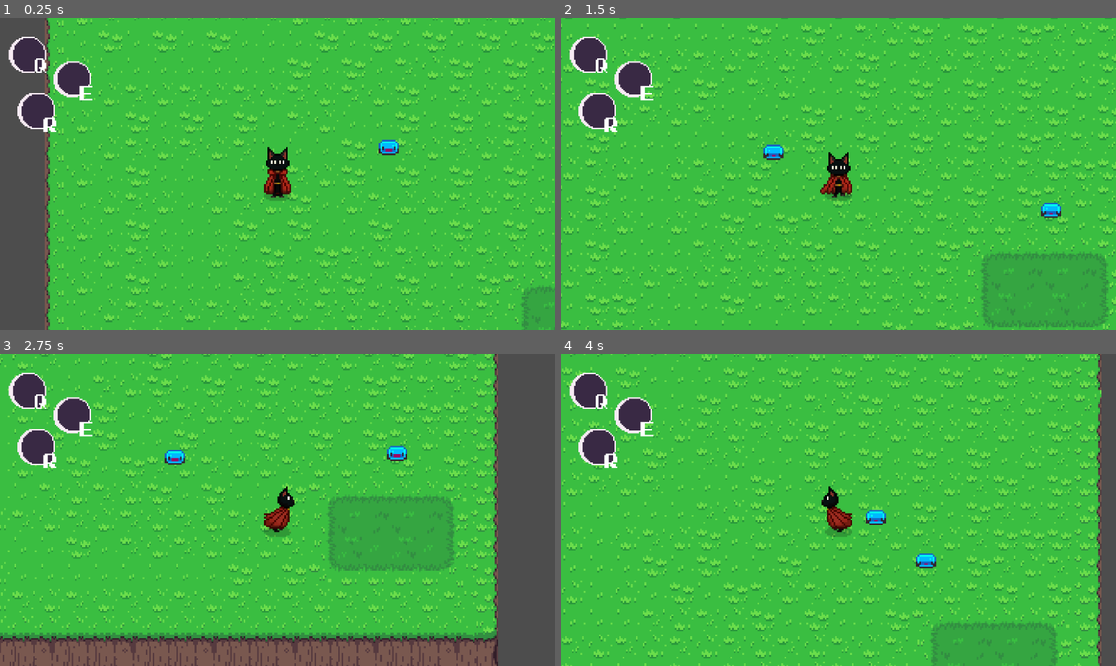
Above: before the commit, frames 1-4 (two rows, left to right).
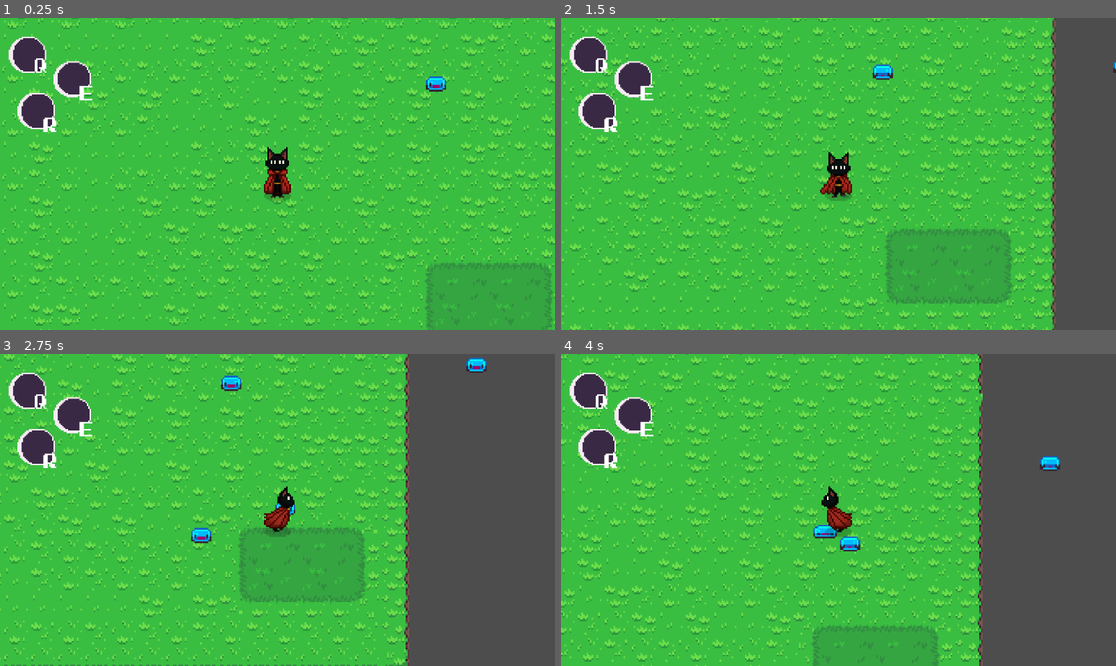
Above: after the commit, the same moments.

Repository: D4v11d/Necrocat
Game: Godot game, scene res://Scenes/main.tscn
Two runs of this game, one before a commit and one after it. Both use one fixed random seed, a clock stepped at 60 frames per second and the inputs below.
Inputs:
- Up to frame 1 (0.25 s): no input
- Up to frame 2 (1.5 s): hold D (move_right) 0.53-1.28 s; hold Backspace (delete_summons, bound only after the commit) 0.53-1.28 s; tap Space (attack) at 0.6 s; hold S (move_down) from 1.28 s (still down); tap Backspace (delete_summons, bound only after the commit) at 1.35 s
- Up to frame 3 (2.75 s): tap Q at 1.55 s; release S (move_down) at 2.03 s; hold D (move_right) from 2.03 s (still down); hold Q from 2.03 s (still down); tap Space (attack) at 2.3 s
- Up to frame 4 (4 s): release D (move_right) at 2.78 s; release Q at 2.78 s; hold W (move_up) 2.78-3.53 s; tap E (arise) at 2.85 s; tap Backspace (delete_summons, bound only after the commit) at 3.05 s; hold A (move_left) from 3.53 s (still down); hold Q from 3.53 s (still down); tap Space (attack) at 3.6 s

The runs differ from the first frame. In frame 1, 30% of the frame differs, in the area x 0-100%, y 0-100%; in frame 2, 36%; in frame 3, 43%, in the area x 0-90%, y 0-100%; in frame 4, 42%.

Commit message:
improve summons vs enemy fights
also add some animations

Diff:
--- a/Scenes/main.tscn
+++ b/Scenes/main.tscn
@@ -1251,16 +1251,16 @@
 [node name="Enemies" type="Node2D" parent="."]
 
 [node name="SlimeEnemy" parent="Enemies" instance=ExtResource("3_k5b10")]
-material = SubResource("ShaderMaterial_hptm8")
-position = Vector2(132, 27)
+material = SubResource("ShaderMaterial_maudr")
+position = Vector2(232, -44)
 
 [node name="SlimeEnemy2" parent="Enemies" instance=ExtResource("3_k5b10")]
-material = SubResource("ShaderMaterial_6iyac")
-position = Vector2(21, -33)
+material = SubResource("ShaderMaterial_nynqi")
+position = Vector2(97, -54)
 is_recruitable = true
 
 [node name="Player" parent="." instance=ExtResource("2_gaflk")]
-position = Vector2(-54, -9)
+position = Vector2(3, 5)
 
 [node name="Camera2D" type="Camera2D" parent="Player"]
 zoom = Vector2(3.5, 3.5)
--- a/Scenes/player.tscn
+++ b/Scenes/player.tscn
@@ -14,8 +14,11 @@
 [ext_resource type="Texture2D" uid="uid://bcxp26tiocole" path="res://Art/Characters/cat_run_back.png" id="6_s744m"]
 [ext_resource type="Texture2D" uid="uid://cy6hlx28cho53" path="res://Art/Characters/cat_run_front.png" id="7_wu5ve"]
 [ext_resource type="Texture2D" uid="uid://4g86chq7dk0v" path="res://Art/Characters/cat_run_side.png" id="8_r4ycq"]
+[ext_resource type="Texture2D" uid="uid://bx72upw5bxqae" path="res://Art/Characters/cat_cast_back.png" id="8_yamg2"]
+[ext_resource type="Texture2D" uid="uid://bmsfj0qbosf4e" path="res://Art/Characters/cat_cast_front.png" id="9_lcmex"]
 [ext_resource type="Texture2D" uid="uid://ckonytssvioat" path="res://Art/Characters/Cat_Shadow.png" id="10_c7ibx"]
-[ext_resource type="Script" uid="uid://djmbtg0syo1f2" path="res://Scenes/scripts/player_hurt_box.gd" id="12_7dp3o"]
+[ext_resource type="Texture2D" uid="uid://nwk0jpg77i4b" path="res://Art/Characters/cat_cast_side.png" id="10_sk6l2"]
+[ext_resource type="Script" path="res://Scenes/scripts/player_hurt_box.gd" id="12_7dp3o"]
 
 [sub_resource type="AtlasTexture" id="AtlasTexture_2ju7s"]
 atlas = ExtResource("2_1il5t")
@@ -66,25 +69,25 @@
 atlas = ExtResource("4_cibhi")
 region = Rect2(192, 0, 48, 48)
 
-[sub_resource type="AtlasTexture" id="AtlasTexture_2j3qo"]
+[sub_resource type="AtlasTexture" id="AtlasTexture_lyr6u"]
 atlas = ExtResource("5_3ykmt")
-region = Rect2(0, 0, 48, 48)
-
-[sub_resource type="AtlasTexture" id="AtlasTexture_ohoq6"]
+region = Rect2(0, 0, 66, 66)
+
+[sub_resource type="AtlasTexture" id="AtlasTexture_ajsnv"]
 atlas = ExtResource("5_3ykmt")
-region = Rect2(48, 0, 48, 48)
-
-[sub_resource type="AtlasTexture" id="AtlasTexture_qb1qe"]
+region = Rect2(66, 0, 66, 66)
+
+[sub_resource type="AtlasTexture" id="AtlasTexture_1bfvf"]
 atlas = ExtResource("5_3ykmt")
-region = Rect2(96, 0, 48, 48)
-
-[sub_resource type="AtlasTexture" id="AtlasTexture_hl10f"]
+region = Rect2(132, 0, 66, 66)
+
+[sub_resource type="AtlasTexture" id="AtlasTexture_2uv1r"]
 atlas = ExtResource("5_3ykmt")
-region = Rect2(144, 0, 48, 48)
-
-[sub_resource type="AtlasTexture" id="AtlasTexture_vrrg6"]
+region = Rect2(198, 0, 66, 66)
+
+[sub_resource type="AtlasTexture" id="AtlasTexture_kku4b"]
 atlas = ExtResource("5_3ykmt")
-region = Rect2(192, 0, 48, 48)
+region = Rect2(264, 0, 66, 66)
 
 [sub_resource type="AtlasTexture" id="AtlasTexture_t1wt5"]
 atlas = ExtResource("6_ea230")
@@ -106,6 +109,162 @@
 atlas = ExtResource("6_ea230")
 region = Rect2(192, 0, 48, 48)
 
+[sub_resource type="AtlasTexture" id="AtlasTexture_v73dx"]
+atlas = ExtResource("8_yamg2")
+region = Rect2(0, 0, 48, 48)
+
+[sub_resource type="AtlasTexture" id="AtlasTexture_6j84n"]
+atlas = ExtResource("8_yamg2")
+region = Rect2(48, 0, 48, 48)
+
+[sub_resource type="AtlasTexture" id="AtlasTexture_aq8ge"]
+atlas = ExtResource("8_yamg2")
+region = Rect2(96, 0, 48, 48)
+
+[sub_resource type="AtlasTexture" id="AtlasTexture_es2mc"]
+atlas = ExtResource("8_yamg2")
+region = Rect2(144, 0, 48, 48)
+
+[sub_resource type="AtlasTexture" id="AtlasTexture_844aa"]
+atlas = ExtResource("8_yamg2")
+region = Rect2(192, 0, 48, 48)
+
+[sub_resource type="AtlasTexture" id="AtlasTexture_5ybf1"]
+atlas = ExtResource("8_yamg2")
+region = Rect2(240, 0, 48, 48)
+
+[sub_resource type="AtlasTexture" id="AtlasTexture_mjj71"]
+atlas = ExtResource("8_yamg2")
+region = Rect2(288, 0, 48, 48)
+
+[sub_resource type="AtlasTexture" id="AtlasTexture_uy3uj"]
+atlas = ExtResource("8_yamg2")
+region = Rect2(336, 0, 48, 48)
+
+[sub_resource type="AtlasTexture" id="AtlasTexture_xhcif"]
+atlas = ExtResource("8_yamg2")
+region = Rect2(384, 0, 48, 48)
+
+[sub_resource type="AtlasTexture" id="AtlasTexture_15eup"]
+atlas = ExtResource("8_yamg2")
+region = Rect2(432, 0, 48, 48)
+
+[sub_resource type="AtlasTexture" id="AtlasTexture_7jarf"]
+atlas = ExtResource("8_yamg2")
+region = Rect2(480, 0, 48, 48)
+
+[sub_resource type="AtlasTexture" id="AtlasTexture_ja3xa"]
+atlas = ExtResource("8_yamg2")
+region = Rect2(528, 0, 48, 48)
+
+[sub_resource type="AtlasTexture" id="AtlasTexture_8d7v2"]
+atlas = ExtResource("8_yamg2")
+region = Rect2(576, 0, 48, 48)
+
+[sub_resource type="AtlasTexture" id="AtlasTexture_xcpip"]
+atlas = ExtResource("9_lcmex")
+region = Rect2(0, 0, 48, 48)
+
+[sub_resource type="AtlasTexture" id="AtlasTexture_kpdfd"]
+atlas = ExtResource("9_lcmex")
+region = Rect2(48, 0, 48, 48)
+
+[sub_resource type="AtlasTexture" id="AtlasTexture_nxp46"]
+atlas = ExtResource("9_lcmex")
+region = Rect2(96, 0, 48, 48)
+
+[sub_resource type="AtlasTexture" id="AtlasTexture_wikrp"]
+atlas = ExtResource("9_lcmex")
+region = Rect2(144, 0, 48, 48)
+
+[sub_resource type="AtlasTexture" id="AtlasTexture_hriav"]
+atlas = ExtResource("9_lcmex")
+region = Rect2(192, 0, 48, 48)
+
+[sub_resource type="AtlasTexture" id="AtlasTexture_0i8oa"]
+atlas = ExtResource("9_lcmex")
+region = Rect2(240, 0, 48, 48)
+
+[sub_resource type="AtlasTexture" id="AtlasTexture_wel05"]
+atlas = ExtResource("9_lcmex")
+region = Rect2(288, 0, 48, 48)
+
+[sub_resource type="AtlasTexture" id="AtlasTexture_xaac1"]
+atlas = ExtResource("9_lcmex")
+region = Rect2(336, 0, 48, 48)
+
+[sub_resource type="AtlasTexture" id="AtlasTexture_07h8x"]
+atlas = ExtResource("9_lcmex")
+region = Rect2(384, 0, 48, 48)
+
+[sub_resource type="AtlasTexture" id="AtlasTexture_kymyc"]
+atlas = ExtResource("9_lcmex")
+region = Rect2(432, 0, 48, 48)
+
+[sub_resource type="AtlasTexture" id="AtlasTexture_gk5mf"]
+atlas = ExtResource("9_lcmex")
+region = Rect2(480, 0, 48, 48)
+
+[sub_resource type="AtlasTexture" id="AtlasTexture_4ujwr"]
+atlas = ExtResource("9_lcmex")
+region = Rect2(528, 0, 48, 48)
+
+[sub_resource type="AtlasTexture" id="AtlasTexture_eabmt"]
+atlas = ExtResource("9_lcmex")
+region = Rect2(576, 0, 48, 48)
+
+[sub_resource type="AtlasTexture" id="AtlasTexture_3glbu"]
+atlas = ExtResource("10_sk6l2")
+region = Rect2(0, 0, 48, 48)
+
+[sub_resource type="AtlasTexture" id="AtlasTexture_xjwih"]
+atlas = ExtResource("10_sk6l2")
+region = Rect2(48, 0, 48, 48)
+
+[sub_resource type="AtlasTexture" id="AtlasTexture_baubo"]
+atlas = ExtResource("10_sk6l2")
+region = Rect2(96, 0, 48, 48)
+
+[sub_resource type="AtlasTexture" id="AtlasTexture_xd7hk"]
+atlas = ExtResource("10_sk6l2")
+region = Rect2(144, 0, 48, 48)
+
+[sub_resource type="AtlasTexture" id="AtlasTexture_brkst"]
+atlas = ExtResource("10_sk6l2")
+region = Rect2(192, 0, 48, 48)
+
+[sub_resource type="AtlasTexture" id="AtlasTexture_dol2f"]
+atlas = ExtResource("10_sk6l2")
+region = Rect2(240, 0, 48, 48)
+
+[sub_resource type="AtlasTexture" id="AtlasTexture_sowlt"]
+atlas = ExtResource("10_sk6l2")
+region = Rect2(288, 0, 48, 48)
+
+[sub_resource type="AtlasTexture" id="AtlasTexture_wbfdl"]
+atlas = ExtResource("10_sk6l2")
+region = Rect2(336, 0, 48, 48)
+
+[sub_resource type="AtlasTexture" id="AtlasTexture_tjvtk"]
+atlas = ExtResource("10_sk6l2")
+region = Rect2(384, 0, 48, 48)
+
+[sub_resource type="AtlasTexture" id="AtlasTexture_21lwo"]
+atlas = ExtResource("10_sk6l2")
+region = Rect2(432, 0, 48, 48)
+
+[sub_resource type="AtlasTexture" id="AtlasTexture_rn3rq"]
+atlas = ExtResource("10_sk6l2")
+region = Rect2(480, 0, 48, 48)
+
+[sub_resource type="AtlasTexture" id="AtlasTexture_4cgya"]
+atlas = ExtResource("10_sk6l2")
+region = Rect2(528, 0, 48, 48)
+
+[sub_resource type="AtlasTexture" id="AtlasTexture_7o687"]
+atlas = ExtResource("10_sk6l2")
+region = Rect2(576, 0, 48, 48)
+
 [sub_resource type="AtlasTexture" id="AtlasTexture_pmcev"]
 atlas = ExtResource("3_8sjai")
 region = Rect2(0, 0, 32, 32)
@@ -346,19 +505,19 @@
 }, {
 "frames": [{
 "duration": 1.0,
-"texture": SubResource("AtlasTexture_2j3qo")
-}, {
-"duration": 1.0,
-"texture": SubResource("AtlasTexture_ohoq6")
-}, {
-"duration": 1.0,
-"texture": SubResource("AtlasTexture_qb1qe")
-}, {
-"duration": 1.0,
-"texture": SubResource("AtlasTexture_hl10f")
-}, {
-"duration": 1.0,
-"texture": SubResource("AtlasTexture_vrrg6")
+"texture": SubResource("AtlasTexture_lyr6u")
+}, {
+"duration": 1.0,
+"texture": SubResource("AtlasTexture_ajsnv")
+}, {
+"duration": 1.0,
+"texture": SubResource("AtlasTexture_1bfvf")
+}, {
+"duration": 1.0,
+"texture": SubResource("AtlasTexture_2uv1r")
+}, {
+"duration": 1.0,
+"texture": SubResource("AtlasTexture_kku4b")
 }],
 "loop": false,
 "name": &"attack_front",
@@ -383,6 +542,138 @@
 "loop": false,
 "name": &"attack_side",
 "speed": 35.0
+}, {
+"frames": [{
+"duration": 1.0,
+"texture": SubResource("AtlasTexture_v73dx")
+}, {
+"duration": 1.0,
+"texture": SubResource("AtlasTexture_6j84n")
+}, {
+"duration": 1.0,
+"texture": SubResource("AtlasTexture_aq8ge")
+}, {
+"duration": 1.0,
+"texture": SubResource("AtlasTexture_es2mc")
+}, {
+"duration": 1.0,
+"texture": SubResource("AtlasTexture_844aa")
+}, {
+"duration": 1.0,
+"texture": SubResource("AtlasTexture_5ybf1")
+}, {
+"duration": 1.0,
+"texture": SubResource("AtlasTexture_mjj71")
+}, {
+"duration": 1.0,
+"texture": SubResource("AtlasTexture_uy3uj")
+}, {
+"duration": 1.0,
+"texture": SubResource("AtlasTexture_xhcif")
+}, {
+"duration": 1.0,
+"texture": SubResource("AtlasTexture_15eup")
+}, {
+"duration": 1.0,
+"texture": SubResource("AtlasTexture_7jarf")
+}, {
+"duration": 1.0,
+"texture": SubResource("AtlasTexture_ja3xa")
+}, {
+"duration": 1.0,
+"texture": SubResource("AtlasTexture_8d7v2")
+}],
+"loop": true,
+"name": &"cast_back",
+"speed": 10.0
+}, {
+"frames": [{
+"duration": 1.0,
+"texture": SubResource("AtlasTexture_xcpip")
+}, {
+"duration": 1.0,
+"texture": SubResource("AtlasTexture_kpdfd")
+}, {
+"duration": 1.0,
+"texture": SubResource("AtlasTexture_nxp46")
+}, {
+"duration": 1.0,
+"texture": SubResource("AtlasTexture_wikrp")
+}, {
+"duration": 1.0,
+"texture": SubResource("AtlasTexture_hriav")
+}, {
+"duration": 1.0,
+"texture": SubResource("AtlasTexture_0i8oa")
+}, {
+"duration": 1.0,
+"texture": SubResource("AtlasTexture_wel05")
+}, {
+"duration": 1.0,
+"texture": SubResource("AtlasTexture_xaac1")
+}, {
+"duration": 1.0,
+"texture": SubResource("AtlasTexture_07h8x")
+}, {
+"duration": 1.0,
+"texture": SubResource("AtlasTexture_kymyc")
+}, {
+"duration": 1.0,
+"texture": SubResource("AtlasTexture_gk5mf")
+}, {
+"duration": 1.0,
+"texture": SubResource("AtlasTexture_4ujwr")
+}, {
+"duration": 1.0,
+"texture": SubResource("AtlasTexture_eabmt")
+}],
+"loop": true,
+"name": &"cast_front",
+"speed": 10.0
+}, {
+"frames": [{
+"duration": 1.0,
+"texture": SubResource("AtlasTexture_3glbu")
+}, {
+"duration": 1.0,
+"texture": SubResource("AtlasTexture_xjwih")
+}, {
+"duration": 1.0,
+"texture": SubResource("AtlasTexture_baubo")
+}, {
+"duration": 1.0,
+"texture": SubResource("AtlasTexture_xd7hk")
+}, {
+"duration": 1.0,
+"texture": SubResource("AtlasTexture_brkst")
+}, {
+"duration": 1.0,
+"texture": SubResource("AtlasTexture_dol2f")
+}, {
+"duration": 1.0,
+"texture": SubResource("AtlasTexture_sowlt")
+}, {
+"duration": 1.0,
+"texture": SubResource("AtlasTexture_wbfdl")
+}, {
+"duration": 1.0,
+"texture": SubResource("AtlasTexture_tjvtk")
+}, {
+"duration": 1.0,
+"texture": SubResource("AtlasTexture_21lwo")
+}, {
+"duration": 1.0,
+"texture": SubResource("AtlasTexture_rn3rq")
+}, {
+"duration": 1.0,
+"texture": SubResource("AtlasTexture_4cgya")
+}, {
+"duration": 1.0,
+"texture": SubResource("AtlasTexture_7o687")
+}],
+"loop": true,
+"name": &"cast_side",
+"speed": 10.0
 }, {
 "frames": [{
 "duration": 1.0,
@@ -581,7 +872,7 @@
 radius = 5.0
 
 [sub_resource type="RectangleShape2D" id="RectangleShape2D_1fjel"]
-size = Vector2(47, 21)
+size = Vector2(47, 21.5)
 
 [sub_resource type="RectangleShape2D" id="RectangleShape2D_wsmjb"]
 size = Vector2(20, 49)
@@ -622,8 +913,8 @@
 
 [sub_resource type="AnimationLibrary" id="AnimationLibrary_h4iuc"]
 _data = {
-&"RESET": SubResource("Animation_7dp3o"),
-&"damage_cooldown": SubResource("Animation_ukyrk")
+"RESET": SubResource("Animation_7dp3o"),
+"damage_cooldown": SubResource("Animation_ukyrk")
 }
 
 [node name="Player" type="CharacterBody2D"]
@@ -652,10 +943,9 @@
 texture_filter = 1
 position = Vector2(0, -1)
 sprite_frames = SubResource("SpriteFrames_4s2oa")
-animation = &"attack_front"
+animation = &"cast_side"
 autoplay = "idle_front"
-frame = 4
-frame_progress = 1.0
+frame_progress = 0.583862
 
 [node name="CollisionShape2D" type="CollisionShape2D" parent="."]
 position = Vector2(0, 8)
@@ -665,7 +955,7 @@
 position = Vector2(0, 18)
 
 [node name="CollisionShape2D" type="CollisionShape2D" parent="VerticalAttackHitbox"]
-position = Vector2(0.5, 9.5)
+position = Vector2(0, 4.25)
 shape = SubResource("RectangleShape2D_1fjel")
 
 [node name="HorizontalAttackHitbox" type="Area2D" parent="."]
@@ -707,7 +997,7 @@
 
 [node name="DamageAnimationPlayer" type="AnimationPlayer" parent="."]
 libraries = {
-&"": SubResource("AnimationLibrary_h4iuc")
+"": SubResource("AnimationLibrary_h4iuc")
 }
 
 [node name="KnockbackTimer" type="Timer" parent="."]
--- a/Scenes/slime_enemy.tscn
+++ b/Scenes/slime_enemy.tscn
@@ -152,12 +152,12 @@
 
 [sub_resource type="AnimationLibrary" id="AnimationLibrary_ltp7a"]
 _data = {
-&"RESET": SubResource("Animation_ltp7a"),
-&"hit_flash": SubResource("Animation_ssmms")
+"RESET": SubResource("Animation_ltp7a"),
+"hit_flash": SubResource("Animation_ssmms")
 }
 
 [sub_resource type="CircleShape2D" id="CircleShape2D_3ao4r"]
-radius = 6.0
+radius = 8.0
 
 [node name="SlimeEnemy" type="CharacterBody2D"]
 script = ExtResource("1_1ubh8")
@@ -199,7 +199,7 @@
 
 [node name="HitflashAnimationPlayer" type="AnimationPlayer" parent="."]
 libraries = {
-&"": SubResource("AnimationLibrary_ltp7a")
+"": SubResource("AnimationLibrary_ltp7a")
 }
 
 [node name="DamageNumbersOrigin" type="Node2D" parent="."]
@@ -213,7 +213,7 @@
 shape = SubResource("CircleShape2D_3ao4r")
 debug_color = Color(0.797108, 0.414388, 0.23775, 0.42)
 
-[node name="JumpCooldown" type="Timer" parent="Hurtbox"]
+[node name="DamageCooldown" type="Timer" parent="Hurtbox"]
 wait_time = 0.5
 one_shot = true
 
@@ -224,5 +224,7 @@
 [connection signal="body_entered" from="AriseArea" to="." method="_on_arise_area_body_entered"]
 [connection signal="body_exited" from="AriseArea" to="." method="_on_arise_area_body_exited"]
 [connection signal="timeout" from="KnockbackTimer" to="." method="_on_knockback_timer_timeout"]
-[connection signal="body_entered" from="Hurtbox" to="." method="_on_hurtbox_body_entered"]
-[connection signal="timeout" from="Hurtbox/JumpCooldown" to="." method="_on_jump_cooldown_timeout"]
+[connection signal="body_entered" from="Hurtbox" to="Hurtbox" method="_on_body_entered"]
+[connection signal="body_exited" from="Hurtbox" to="Hurtbox" method="_on_body_exited"]
+[connection signal="damage_taken" from="Hurtbox" to="." method="_on_hurtbox_damage_taken"]
+[connection signal="timeout" from="Hurtbox/DamageCooldown" to="Hurtbox" method="_on_damage_cooldown_timeout"]
--- a/project.godot
+++ b/project.godot
@@ -12,7 +12,7 @@
 
 config/name="NecroCat"
 run/main_scene="res://Scenes/main.tscn"
-config/features=PackedStringArray("4.4", "Forward Plus")
+config/features=PackedStringArray("4.3", "Forward Plus")
 config/icon="res://icon.svg"
 
 [autoload]
@@ -55,6 +55,11 @@
 "events": [Object(InputEventKey,"resource_local_to_scene":false,"resource_name":"","device":-1,"window_id":0,"alt_press …(192 unchanged characters)…
 ]
 }
+delete_summons={
+"deadzone": 0.5,
+"events": [Object(InputEventKey,"resource_local_to_scene":false,"resource_name":"","device":-1,"window_id":0,"alt_pressed":false,"shift_pressed":false,"ctrl_pressed":false,"meta_pressed":false,"pressed":false,"keycode":0,"physical_keycode":4194308,"key_label":0,"unicode":0,"location":0,"echo":false,"script":null)
+]
+}
 
 [layer_names]
 
--- a/scripts/mob_follow.gd
+++ b/scripts/mob_follow.gd
@@ -63,7 +63,6 @@
 		mob.animated_sprite.flip_h = true
 
 func _on_body_entered(body: Node2D) -> void:
-	print("body entered")
 	if body == self:
 		return
 
--- a/scripts/mob_hurtbox.gd
+++ b/scripts/mob_hurtbox.gd
@@ -1 +1,60 @@
-class_name MoboHurtbox extends Area2D
+extends Area2D
+
+signal damage_taken(amount, source)  # Define your custom signal
+
+@onready var mob: Mob = $".."
+
+const DAMAGE_COOLDOWN:= 1.0
+var hp:= mob.MAX_HP
+
+var damage_cooldown := DAMAGE_COOLDOWN  # seconds between damage ticks
+var enemies_in_hurtbox := []
+var can_take_damage := true
+
+func _ready() -> void:
+	set_collision_mask_value(2, false)
+
+func add_attacker(body: Node2D):
+	if can_take_damage:
+		take_damage(body)
+		can_take_damage = false
+	enemies_in_hurtbox.append(body)
+	if enemies_in_hurtbox.size() == 1:
+		$DamageCooldown.start(damage_cooldown)
+
+func remove_attacker(body: Node2D):
+	enemies_in_hurtbox.erase(body)
+
+
+func take_damage(enemy):
+	if enemy == mob:
+		return  # Don't damage yourself
+	hp -= enemy.attack_damage
+	print("HP: ", hp, "/", mob.MAX_HP)
+	emit_signal("damage_taken", enemy.attack_damage, enemy)
+
+func _on_body_entered(body: Node2D) -> void:
+	if body == self:
+		return
+
+	if body is Mob:
+		if body.hp > 0 and ((body.is_ally and not mob.is_ally) or (not body.is_ally and mob.is_ally)):
+			add_attacker(body)
+
+func _on_body_exited(body: Node2D) -> void:
+	if body in enemies_in_hurtbox:
+		remove_attacker(body)
+
+
+func _on_damage_cooldown_timeout() -> void:
+	can_take_damage = true
+
+	if enemies_in_hurtbox.is_empty():
+		return
+
+	for enemy in enemies_in_hurtbox:
+		take_damage(enemy)
+
+	can_take_damage = false
+	# Restart timer
+	$DamageCooldown.start(damage_cooldown)
--- a/scripts/player_movement.gd
+++ b/scripts/player_movement.gd
@@ -28,7 +28,7 @@
 var is_attacking := false
 
 var can_arise_mob := false
-var Q_summon_enabled := false # should be an array for Q, E and R
+var Q_summon_enabled := true # should be an array for Q, E and R
 
 var is_knocked_back := false
 
--- a/scripts/slime_enemy.gd
+++ b/scripts/slime_enemy.gd
@@ -118,6 +118,8 @@
 		player.summon_component.connect("delete_mob", Callable(self, "delete_spirit_mob"))
 		animated_sprite.play("spirit")
 	else:
+		if is_ally:
+			player.summon_component.summon_killed(self)
 		queue_free()
 
 func _on_arise_area_body_entered(body: Node2D) -> void:
@@ -134,12 +136,5 @@
 	if is_spirit_slime:
 		queue_free()
 
-# Fix crashing repeatedly
-func _on_hurtbox_body_entered(body: Node2D) -> void:
-	if body is Mob:
-		if body.is_ally and not is_ally:
-			attack_received(body.position, body.attack_damage)
-			return
-		if not body.is_ally and is_ally:
-			attack_received(body.position, body.attack_damage)
-			return
+func _on_hurtbox_damage_taken(amount: Variant, source: Variant) -> void:
+	attack_received(source.position, amount)
--- a/scripts/summon.gd
+++ b/scripts/summon.gd
@@ -25,7 +25,9 @@
 			if new_ally:
 				new_ally.is_ally = true
 
-				new_ally.position = player.position + get_spawn_position_offset()
+
+
+				new_ally.position = player.position + calculate_summon_position()
 
 				# Spawn inside Summons node
 				var summons_node = get_tree().current_scene.get_node("Summons")
@@ -34,6 +36,13 @@
 				else:
 					push_warning("Summons node not found!")
 
+func calculate_summon_position() -> Vector2:
+	var spawn_offset = get_spawn_position_offset()
+	for summon in summoned_allies_list:
+		if summon.position == player.position + spawn_offset:
+			spawn_offset.x += 2
+
+	return spawn_offset
 
 func get_spawn_position_offset() -> Vector2:
 
@@ -56,7 +65,7 @@
 	can_summon = true
 
 func clear_all_summons() -> void:
-	if Input.is_key_pressed(KEY_BACKSPACE):
+	if Input.is_action_pressed("delete_summons"):
 		for summon in summoned_allies_list:
 			summoned_allies_list.erase(summon)
 			summon.queue_free()
@@ -72,3 +81,6 @@
 func show_arise_message() -> void:
 	var label = player.new_summon_label
 	DamageNumbers.animate_label(label, "New Summon Arised")
+
+func summon_killed(summon: Mob) -> void:
+	summoned_allies_list.erase(summon)
Binary file changed: Art/Characters/cat_attack_front.png
Binary file added: Art/Characters/cat_cast_back.png
Not shown, added: Art/Characters/cat_cast_back.png.import
Binary file added: Art/Characters/cat_cast_front.png
Not shown, added: Art/Characters/cat_cast_front.png.import
Binary file added: Art/Characters/cat_cast_side.png
Not shown, added: Art/Characters/cat_cast_side.png.import
Not shown, changed: Art/Font/m5x7.ttf.import
Not shown: 3 places in Scenes/main.tscn that only renumber resources
Not shown: 1 places in Scenes/player.tscn that only renumber resources
Not shown: 1 places in Scenes/slime_enemy.tscn that only renumber resources
